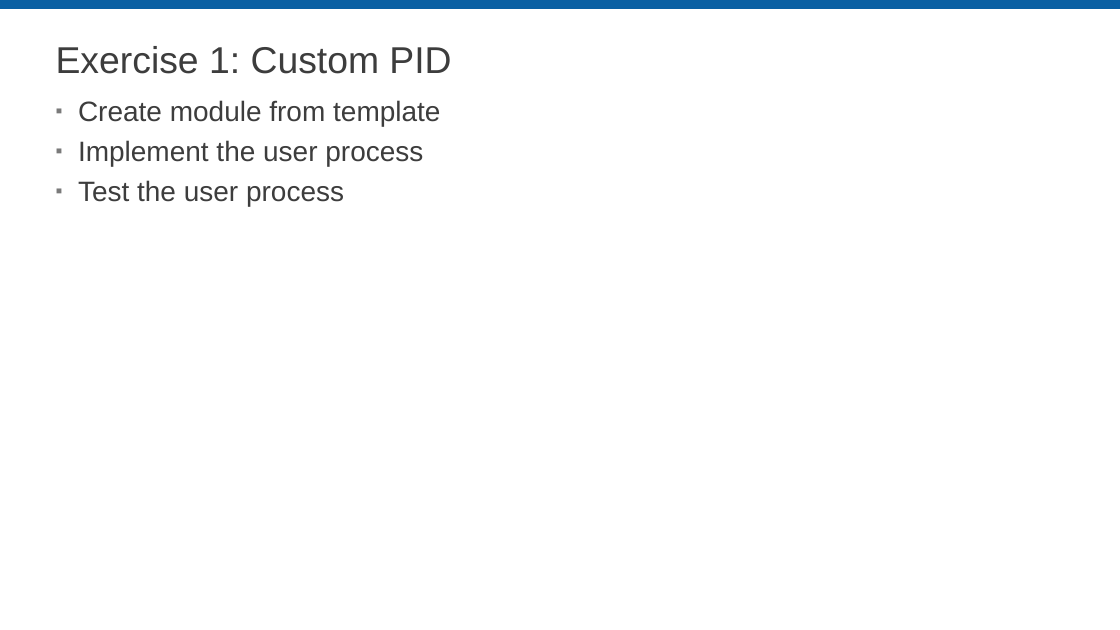
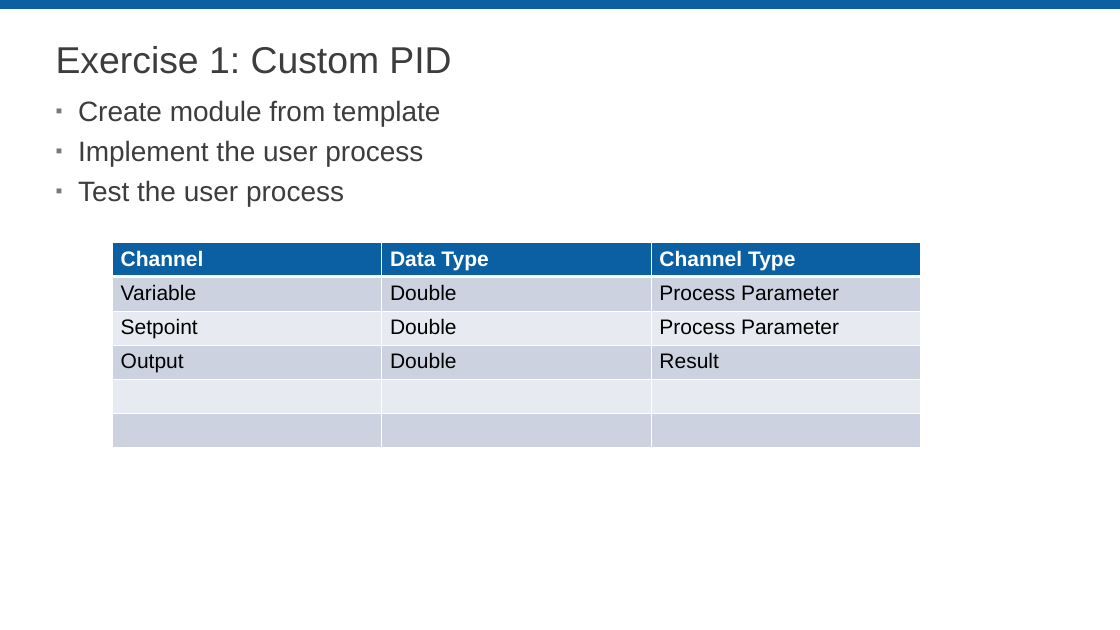
Before and after one commit to LabVIEW-DCAF/Documentation, a slide deck: slide 13 of Trunk/Getting Started Material/DCAF Training/6 Static Modules.pptx. Drawn at 1120x630 pixels with LibreOffice and Linux fonts; fonts in the diff are those of the drawing; background and template pictures are left out. Boxes give left, top, right and bottom in pixels: in the first picture for what was removed or moved away, otherwise in the second. Text is boxed around its words. In the diff, an @@ line names an element or a change of style, - is before the commit and + after.

```diff
--- a/Trunk/Getting Started Material/DCAF Training/6 Static Modules.pptx
+++ b/Trunk/Getting Started Material/DCAF Training/6 Static Modules.pptx
@@ table added at (113,243,922,495), 6 rows, 3 columns @@
+Channel | Data Type | Channel Type
+Variable | Double | Process Parameter
+Setpoint | Double | Process Parameter
+Output | Double | Result
+ |  | 
+ |  | 
```
Also in this commit, not shown: 1 other slide changed, 1 other file.
